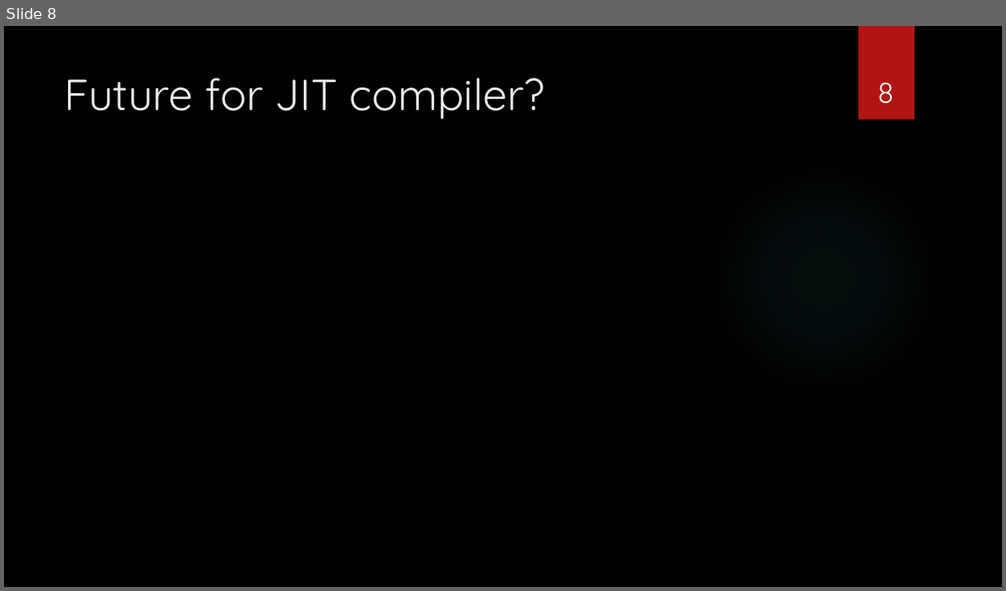
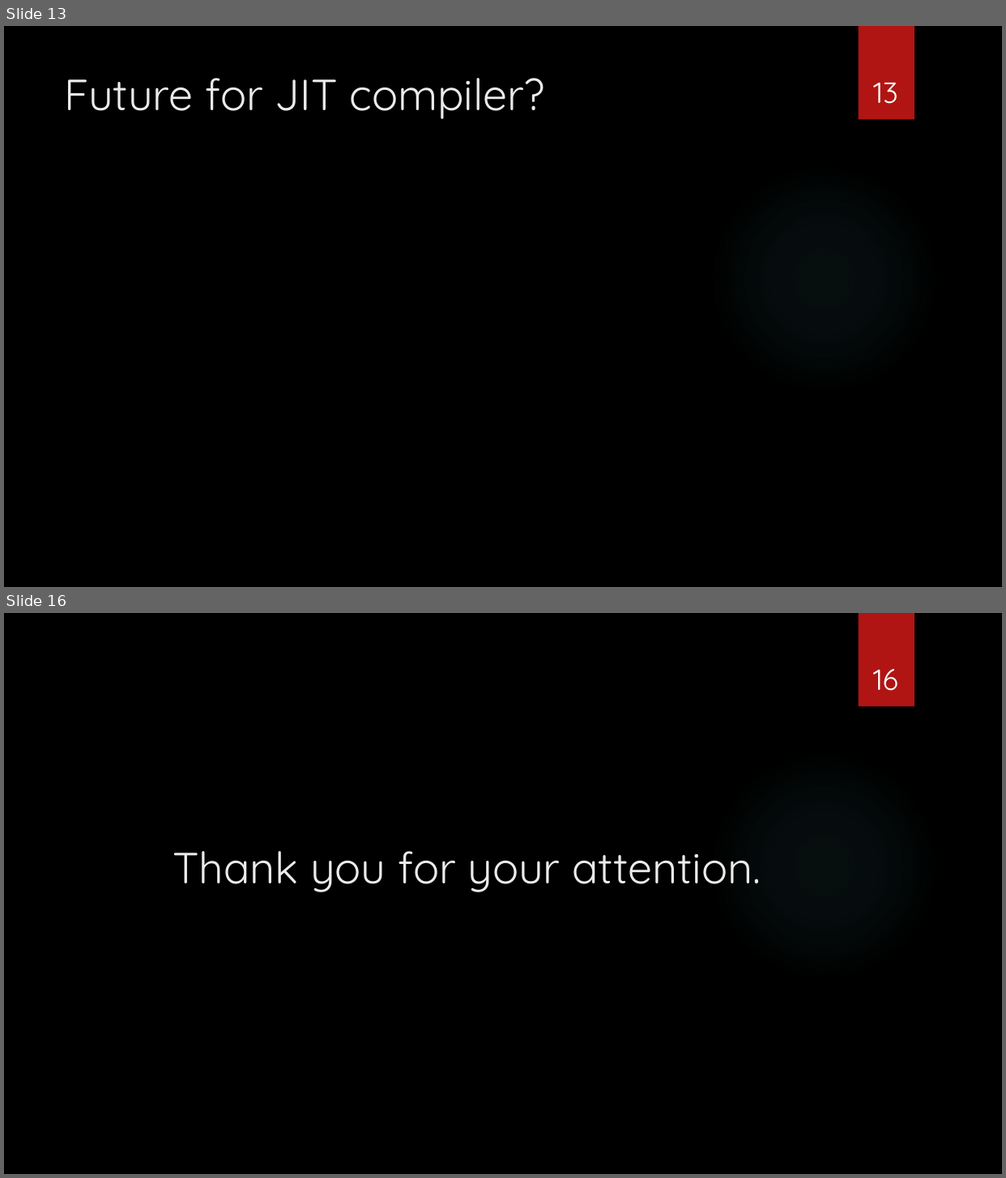
Before and after one commit to sebivenlo/esd-2024-jit-compiler, a slide deck: documents/presentation/presentation jit compiler.pptx. Shown one above the other, each under a label of ours: slide 8 before the commit, slides 13 and 16 after it; the slides between them are not shown. The pictures are 1006x591 and 1006x1178 pixels, drawn with LibreOffice and Linux fonts; fonts in the diff are those of the drawing; background and template pictures are left out. Boxes give left, top, right and bottom in pixels: in the first picture for what was removed or moved away, otherwise in the second. Text is boxed around its words. In the diff, an @@ line names an element or a change of style, - is before the commit and + after.

```diff
--- a/documents/presentation/presentation jit compiler.pptx
+++ b/documents/presentation/presentation jit compiler.pptx
@@ slide 16 added at bbox=[4, 613, 1002, 1174], background picture (left out); not listed: 2 template elements that a slide beside it also shows @@
@@ page number added at bbox=[873, 669, 898, 691], 28 pt, text #FFFFFF @@
+16
@@ title added at bbox=[172, 851, 761, 892], 42 pt, text #EBEBEB @@
+Thank you for your attention.
@@ what was slide 8 is now slide 13 @@
@@ page number at bbox=[873, 83, 898, 104]: text changed @@
-8
+13
```
Also in this commit, not shown: 3 slides changed, 5 other slides added.
